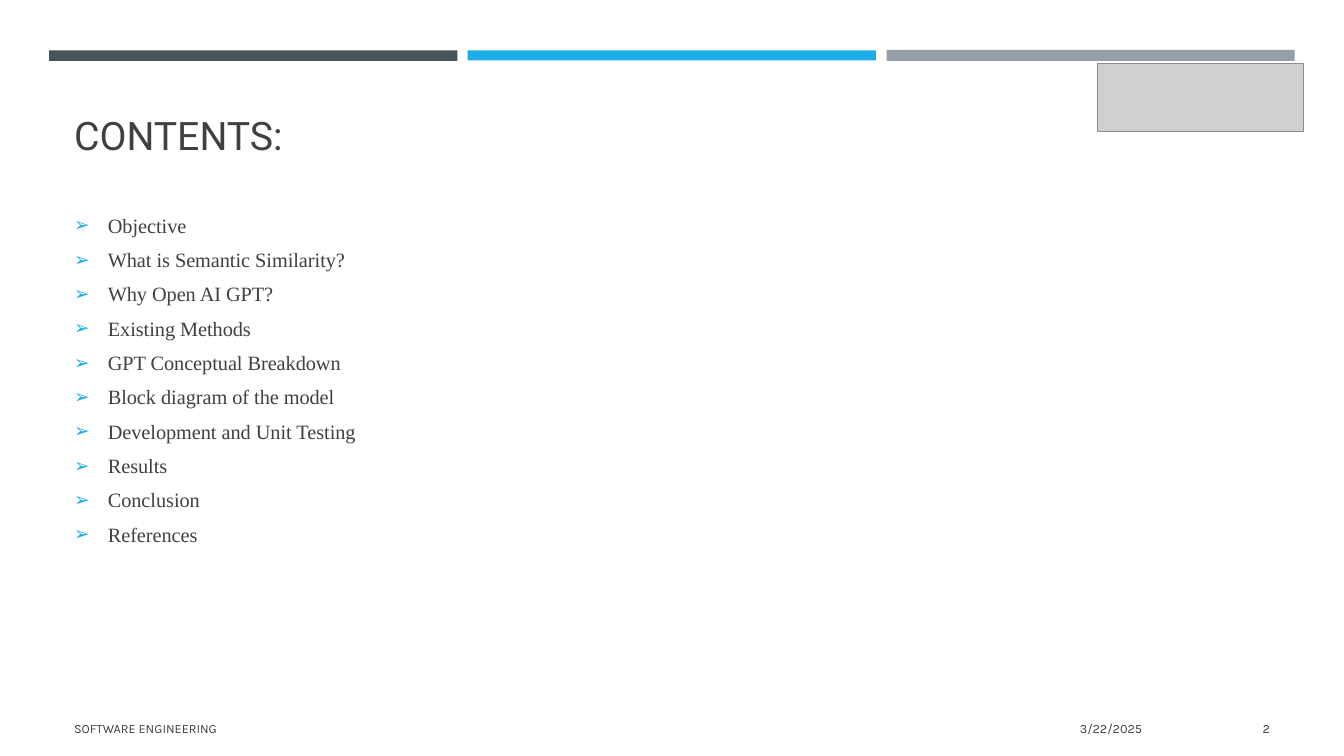
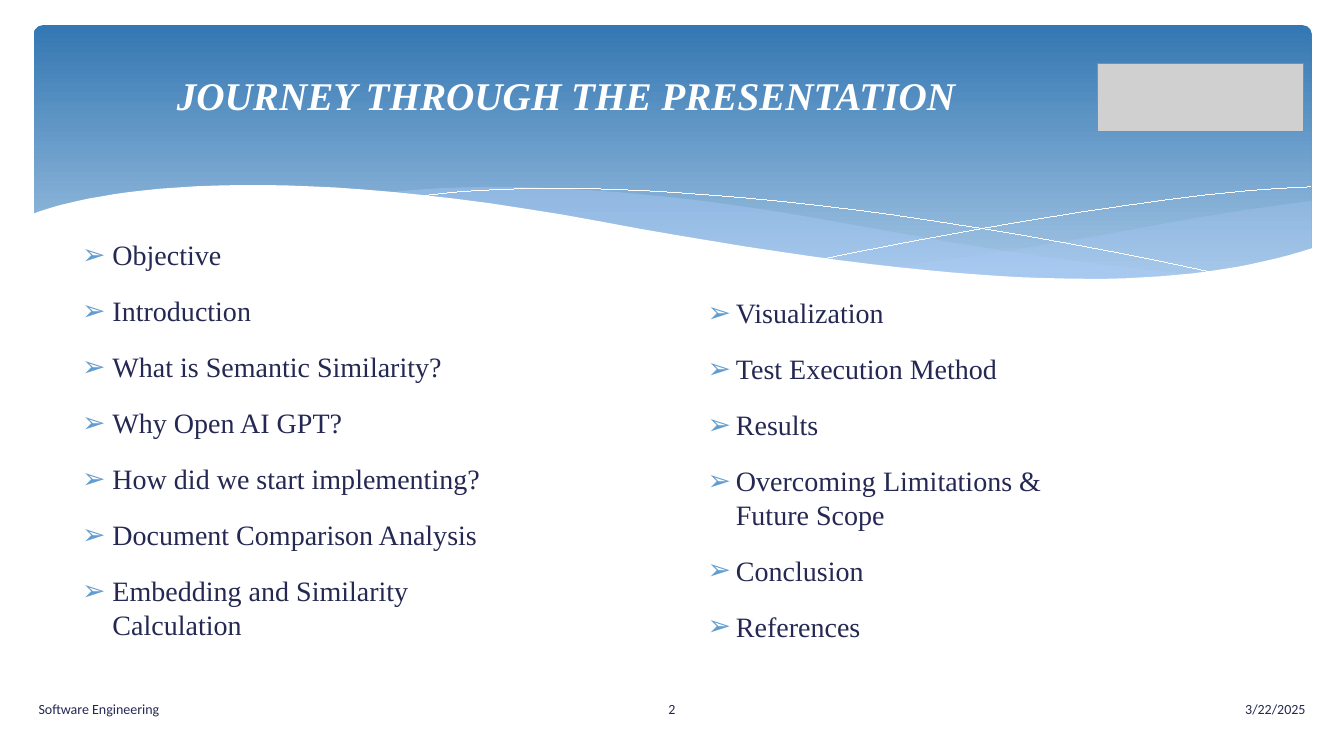
Before and after one commit to senthilmasters2024/Tech_Tweakers, a slide deck: slide 2 of SemanticAnalysisTextualData/SemanticAnalysisTextualData/Documentation/SemanticAnalysisTextualData.pptx. Drawn at 1344x756 pixels with LibreOffice and Linux fonts; fonts in the diff are those of the drawing; grey boxes stand for pictures. Boxes give left, top, right and bottom in pixels: in the first picture for what was removed or moved away, otherwise in the second. Text is boxed around its words. In the diff, an @@ line names an element or a change of style, - is before the commit and + after.

```diff
--- a/SemanticAnalysisTextualData/SemanticAnalysisTextualData/Documentation/SemanticAnalysisTextualData.pptx
+++ b/SemanticAnalysisTextualData/SemanticAnalysisTextualData/Documentation/SemanticAnalysisTextualData.pptx
@@ rounded rectangle added at bbox=[33, 25, 1312, 297], fill gradient #3477B2 to #A1C4E3 @@
@@ rectangle removed at bbox=[49, 50, 458, 60] @@
@@ rectangle removed at bbox=[468, 50, 876, 60] @@
@@ rectangle removed at bbox=[886, 50, 1295, 62] @@
@@ text added at bbox=[177, 84, 955, 111], 28 pt, text #FFFFFF, bold, italic @@
+JOURNEY THROUGH THE PRESENTATION
@@ title removed at bbox=[74, 121, 283, 151] @@
-CONTENTS:
@@ group added at bbox=[31, 186, 1314, 332]: 5 freeform shapes @@
@@ text "Objective": place and size @@
-text "Objective" at bbox=[108, 219, 355, 542]
+text "Objective" at bbox=[112, 245, 480, 636]
@@ text "Objective" at bbox=[112, 245, 480, 636]: vertical alignment middle to top @@
@@ text at bbox=[112, 245, 441, 439]: size 14.4 to 20 pt, text colour #404040 to #242852 in "Objective", "What is Semantic Similarity?", "Why Open AI GPT?"; indent changed; line spacing 0.9 to 1; more space between paragraphs; bullet colour #1CADE4 to #629DD1 @@
@@ text at bbox=[112, 301, 251, 322]: paragraph added @@
+➢ Introduction
@@ text added at bbox=[736, 303, 1012, 638], 20 pt, text #242852 @@
+➢ Visualization
+➢ Test Execution Method
+➢ Results
+➢ Overcoming Limitations & Future Scope
+➢ Conclusion
+➢ References
@@ text at bbox=[112, 469, 480, 636]: text changed; size 14.4 to 20 pt; text colour #404040 to #242852 @@
-➢ Existing Methods
-➢ GPT Conceptual Breakdown
-➢ Block diagram of the model
-➢ Development and Unit Testing
-➢ Results
-➢ Conclusion
-➢ References
+➢ How did we start implementing?
+➢ Document Comparison Analysis
+➢ Embedding and Similarity Calculation
@@ text at bbox=[39, 704, 159, 717]: text changed; size 9 to 10 pt; font Karla to Calibri; text colour #404040 to #242852 @@
-SOFTWARE ENGINEERING
+Software Engineering
@@ page number: place and size @@
-page number at bbox=[1263, 725, 1270, 733]
+page number at bbox=[668, 705, 675, 714]
@@ page number at bbox=[668, 705, 675, 714]: size 9 to 10 pt, font Karla to Calibri, text colour #404040 to #242852; alignment right to centre @@
@@ text "3/22/2025": place and size @@
-text "3/22/2025" at bbox=[1080, 724, 1142, 734]
+text "3/22/2025" at bbox=[1245, 704, 1305, 715]
@@ text "3/22/2025" at bbox=[1245, 704, 1305, 715]: size 9 to 10 pt, font Karla to Calibri, text colour #404040 to #242852 @@
```
Also in this commit, not shown: 14 other slides changed, 2 slides added, 2 other files.
